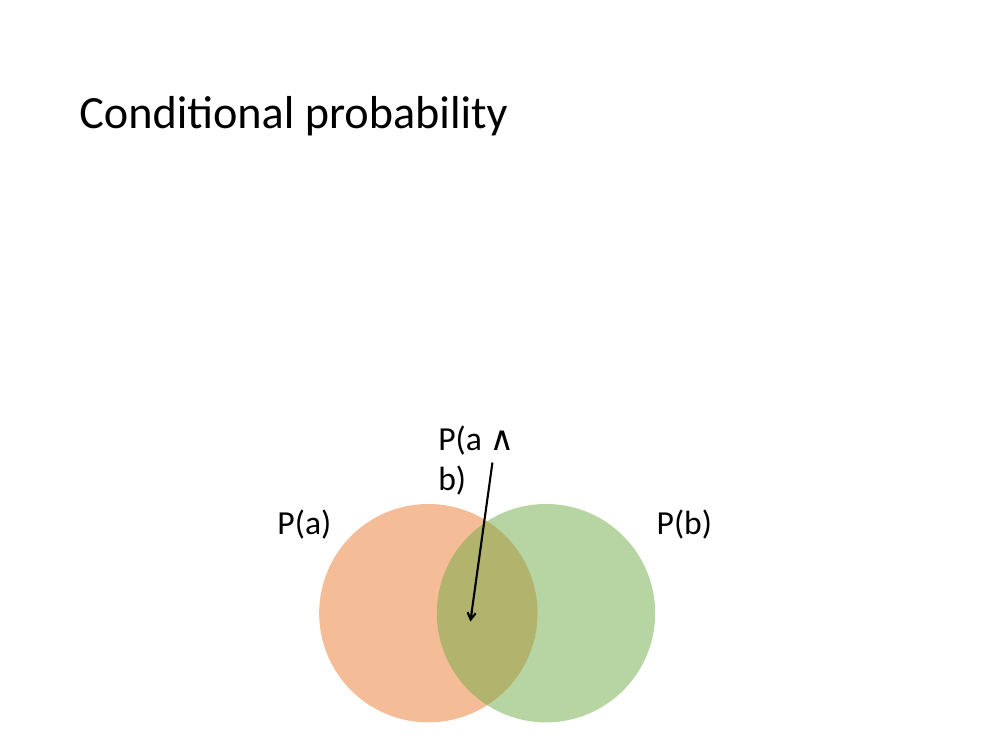
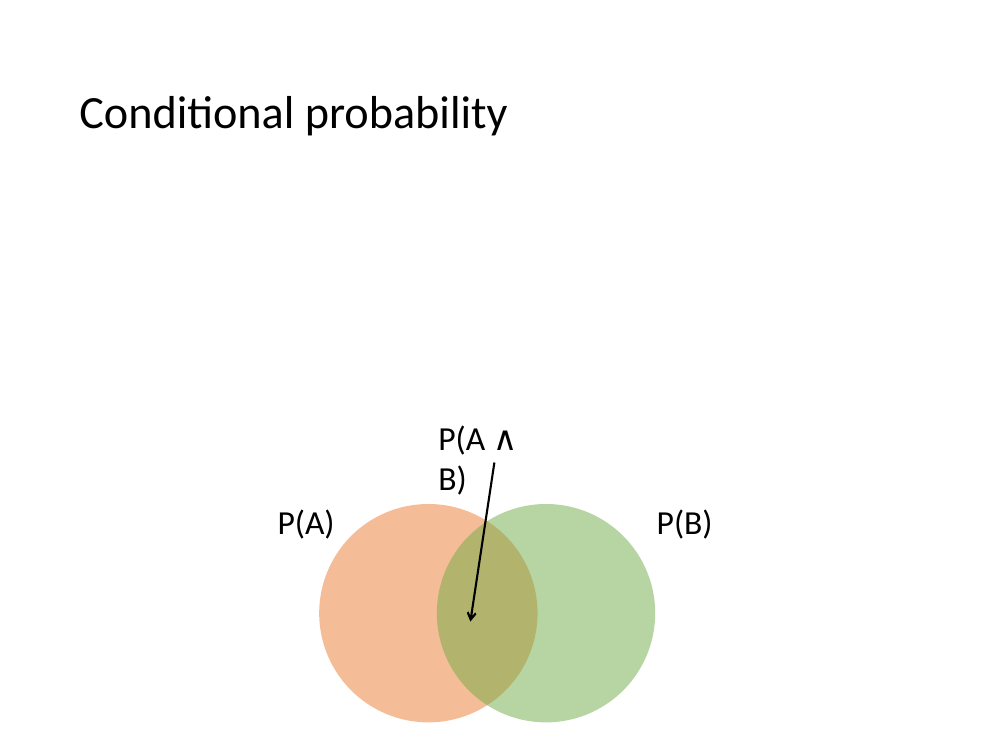
Before and after one commit to mhahsler/CS7320-AI, a slide deck: slide 18 of slides/12_uncertainty.pptx. Drawn at 1008x756 pixels with LibreOffice and Linux fonts; fonts in the diff are those of the drawing; grey boxes stand for pictures. Boxes give left, top, right and bottom in pixels: in the first picture for what was removed or moved away, otherwise in the second. Text is boxed around its words. In the diff, an @@ line names an element or a change of style, - is before the commit and + after.

```diff
--- a/slides/12_uncertainty.pptx
+++ b/slides/12_uncertainty.pptx
@@ text at box(438, 425, 485, 495): text changed @@
-P(a ∧ b)
+P(A ∧ B)
@@ text at box(278, 509, 335, 539): text changed @@
-P(a)
+P(A)
@@ text at box(657, 509, 713, 539): text changed @@
-P(b)
+P(B)
```
Also in this commit, not shown: 11 other slides changed, 1 other file.
